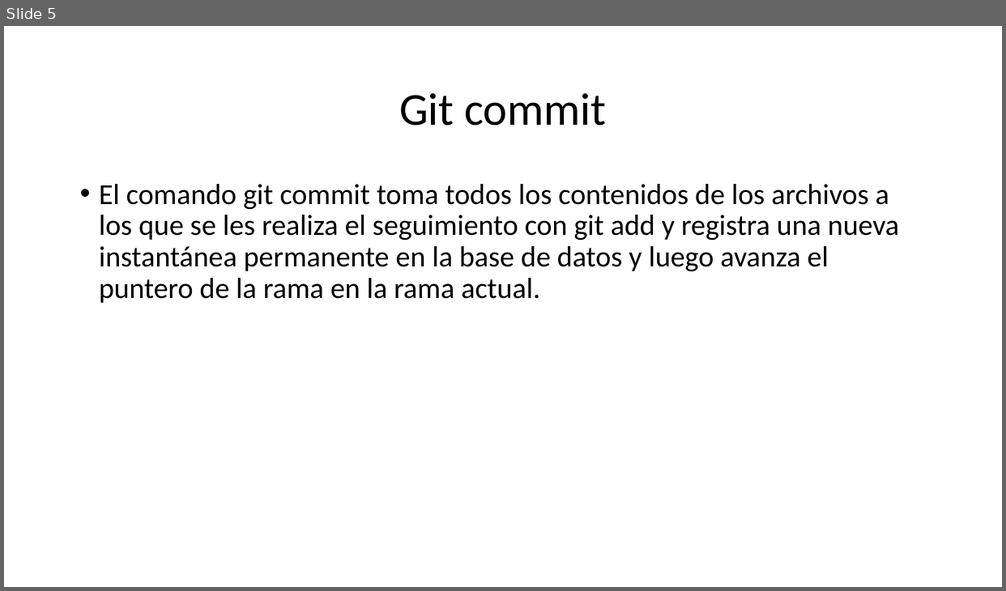
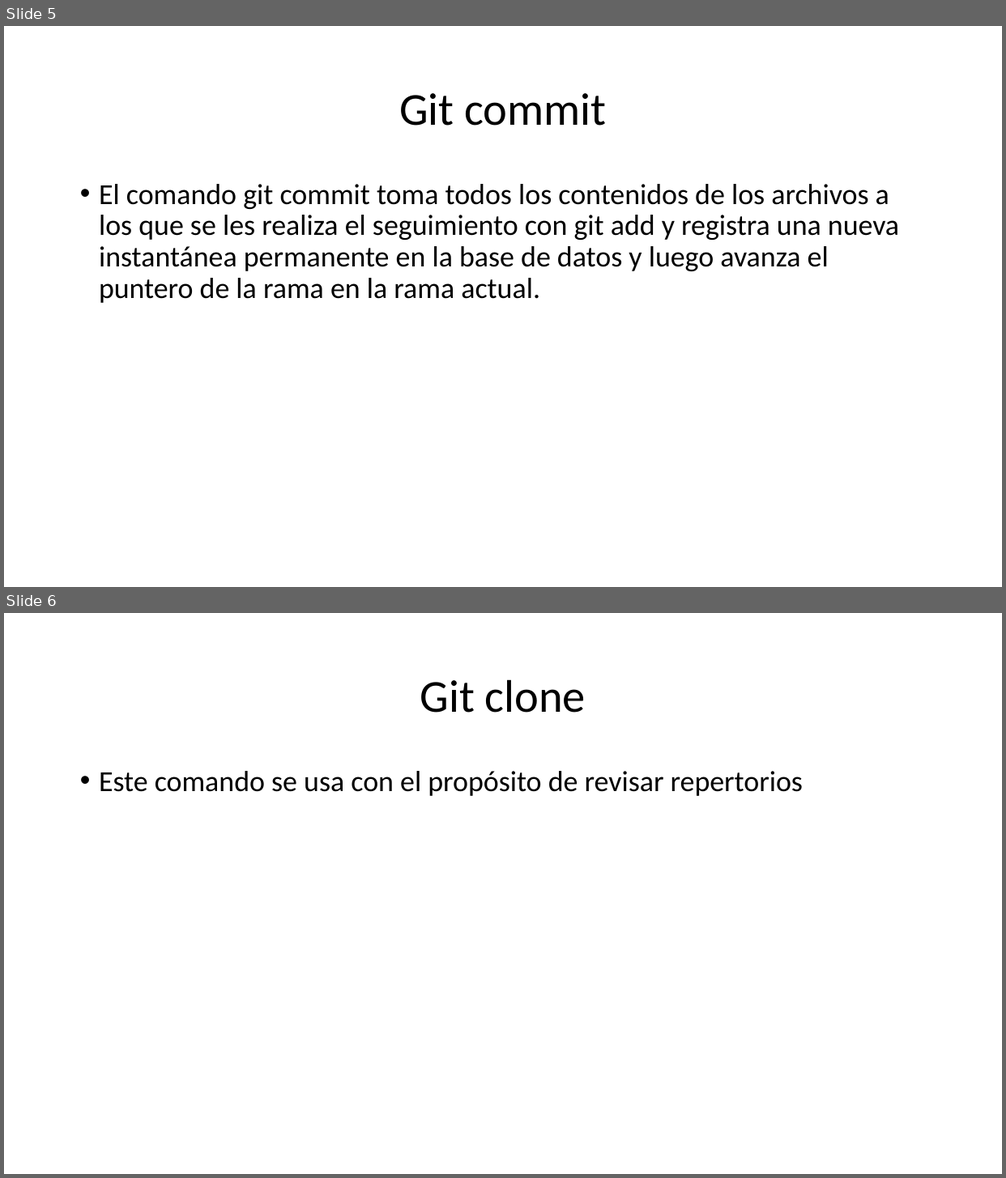
Before and after one commit to chepe11295/tareaSabado, a slide deck: joseMarroquin.pptx. Shown one above the other, each under a label of ours: slide 5 before the commit, slides 5 and 6 after it. The pictures are 1006x591 and 1006x1178 pixels, drawn with LibreOffice and Linux fonts; fonts in the diff are those of the drawing. Boxes give left, top, right and bottom in pixels: in the first picture for what was removed or moved away, otherwise in the second. Text is boxed around its words. In the diff, an @@ line names an element or a change of style, - is before the commit and + after.

Commit message:
sentencia 5 git clone y quinta rama creada

```diff
--- a/joseMarroquin.pptx
+++ b/joseMarroquin.pptx
@@ slide 6 added at [4,613,1002,1174], background #FFFFFF @@
@@ title added at [420,679,586,713], 44 pt, text #000000 @@
+Git clone
@@ text added at [99,771,803,796], 28 pt, text #000000 @@
+• Este comando se usa con el propósito de revisar repertorios
```
